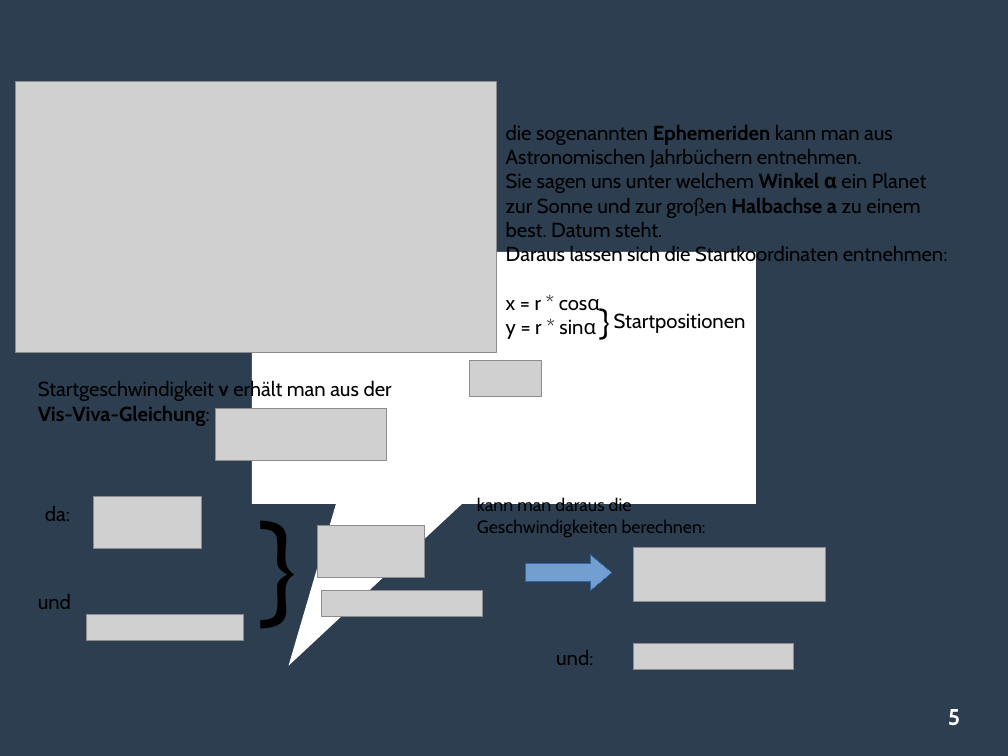
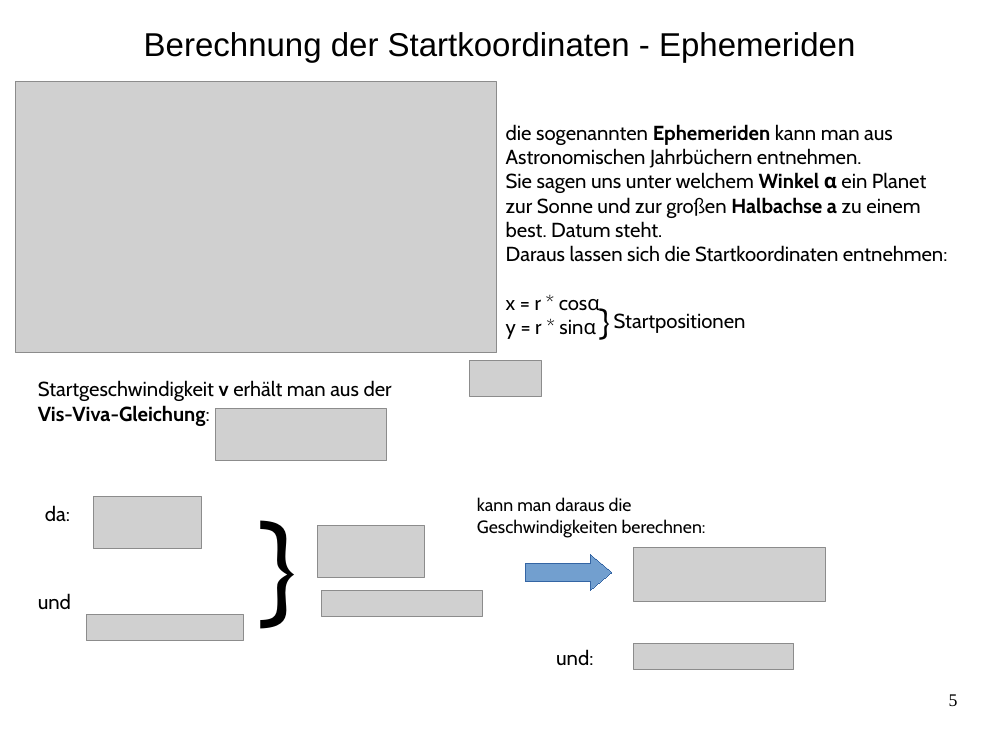
Before and after one commit to x1LL1x/sonnensystem, a slide deck: slide 5 of Präsentation/Projektpräsentation_Sonnensystem.odp. Drawn at 1008x756 pixels with LibreOffice and Linux fonts; fonts in the diff are those of the drawing; grey boxes stand for pictures. Boxes give left, top, right and bottom in pixels: in the first picture for what was removed or moved away, otherwise in the second. Text is boxed around its words. In the diff, an @@ line names an element or a change of style, - is before the commit and + after.

```diff
--- a/Präsentation/Projektpräsentation_Sonnensystem.odp
+++ b/Präsentation/Projektpräsentation_Sonnensystem.odp
@@ background #2C3E50 to #FFFFFF @@
@@ title added at (x1=144, y1=32, x2=855, y2=63), 26 pt, text #000000 @@
+Berechnung der Startkoordinaten - Ephemeriden
@@ speech box removed at (x1=252, y1=252, x2=756, y2=505) @@
@@ page number moved from (x1=948, y1=709, x2=960, y2=726) to (x1=949, y1=694, x2=958, y2=706) @@
@@ page number at (x1=949, y1=694, x2=958, y2=706): size 18 to 14 pt, font Cabin to Times New Roman, text colour #FFFFFF to #000000, bold off; alignment centre to right; vertical alignment middle to top @@
```
Also in this commit, not shown: 3 other slides changed, 5 slides added, 1 slide removed, 7 other files.
